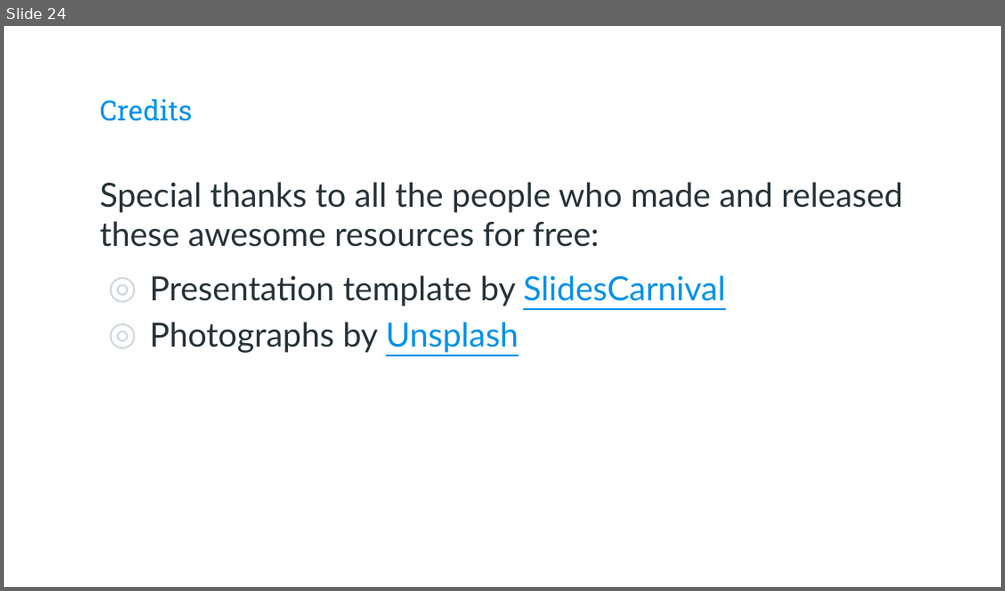
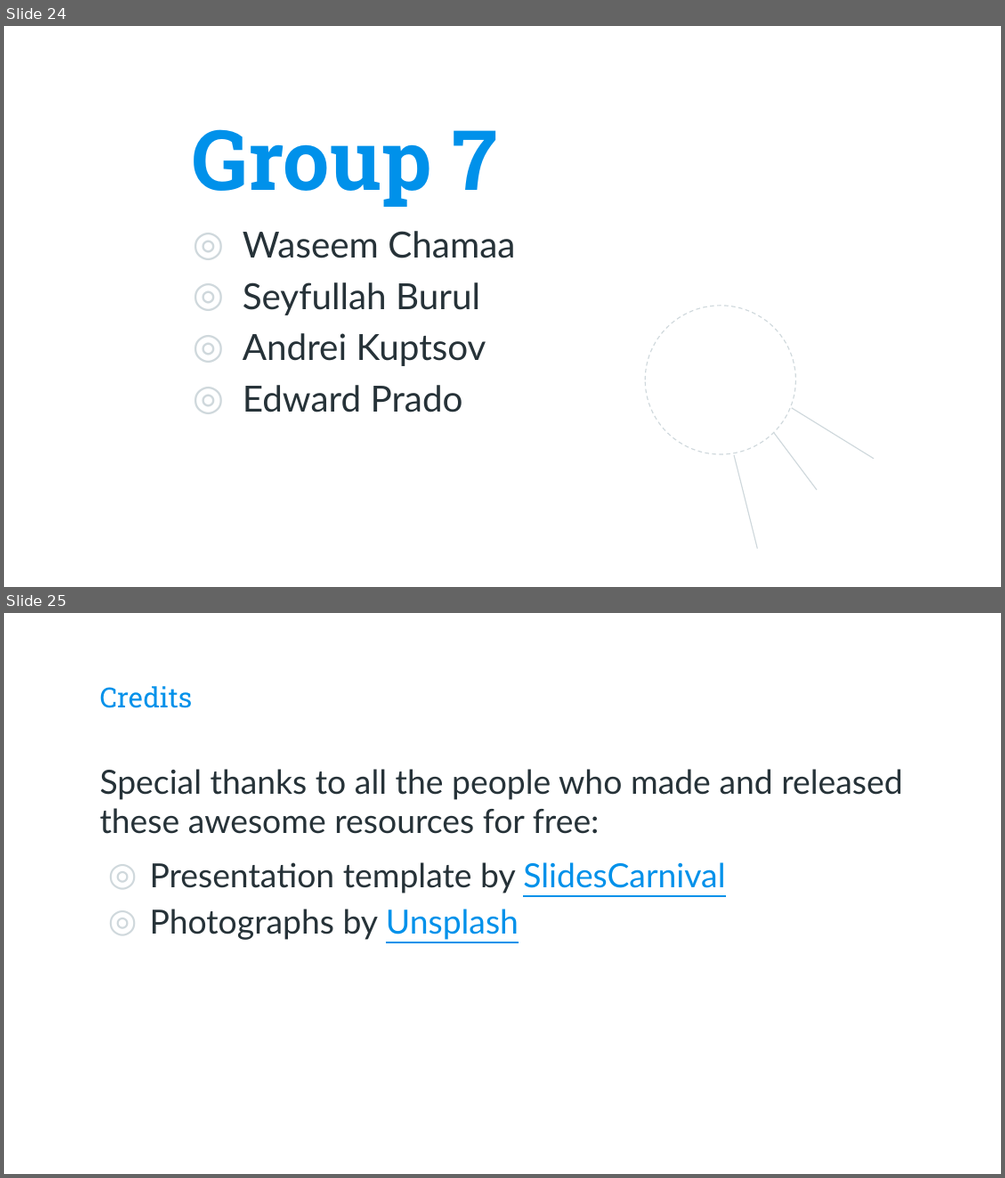
Before and after one commit to EdwardPrado/JestPresentation, a slide deck: Jest_Presentation.pptx. Shown one above the other, each under a label of ours: slide 24 before the commit, slides 24 and 25 after it. The pictures are 1005x591 and 1005x1178 pixels, drawn with LibreOffice and Linux fonts; fonts in the diff are those of the drawing; background and template pictures are left out. Boxes give left, top, right and bottom in pixels: in the first picture for what was removed or moved away, otherwise in the second. Text is boxed around its words. In the diff, an @@ line names an element or a change of style, - is before the commit and + after.

```diff
--- a/Jest_Presentation.pptx
+++ b/Jest_Presentation.pptx
@@ slide 24 added at (4,26,1001,587), background picture (left out) @@
@@ title added at (193,129,497,207), 60 pt, text #0091EA, bold @@
+Group 7
@@ text added at (243,231,515,412), 26 pt, text #263238 @@
+◎ Waseem Chamaa
+◎ Seyfullah Burul
+◎ Andrei Kuptsov
+◎ Edward Prado
@@ ellipse added at (645,305,795,453), outline #CFD8DC 0.75 pt dashed @@
@@ line added from (792, 408) to (874, 459), #CFD8DC 0.75 pt @@
@@ line added from (774, 433) to (817, 490), #CFD8DC 0.75 pt @@
@@ line added from (734, 455) to (758, 548), #CFD8DC 0.75 pt @@
@@ what was slide 24 is now slide 25 @@
```
Also in this commit, not shown: 3 slides changed.
